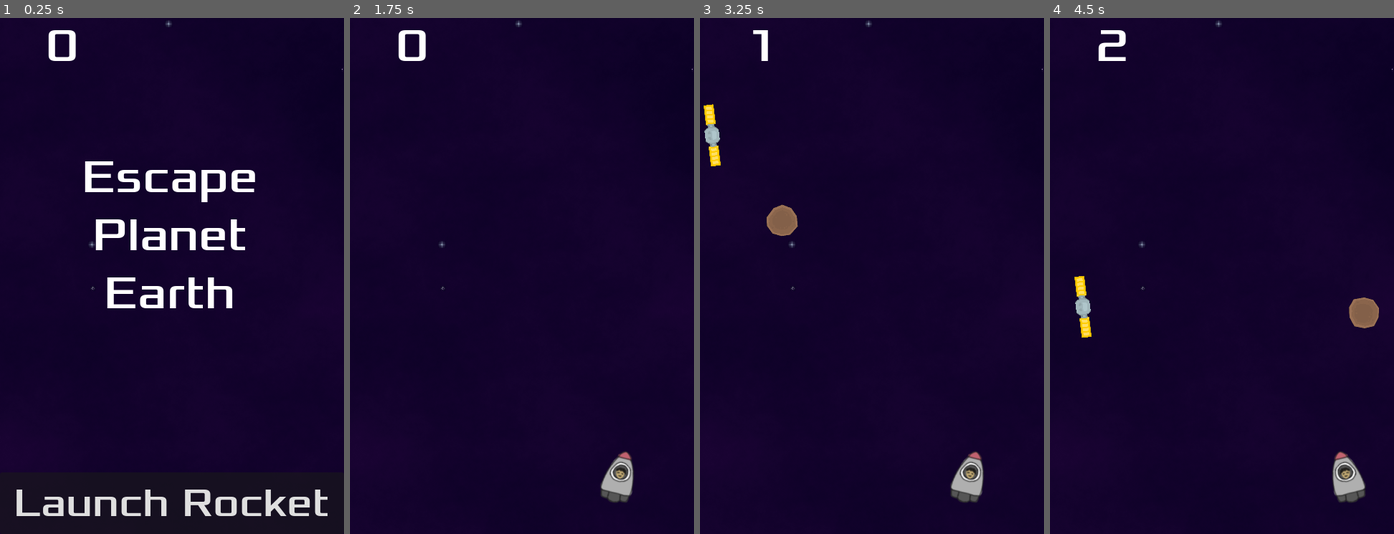
Above: before the commit, frames 1-4 (left to right).
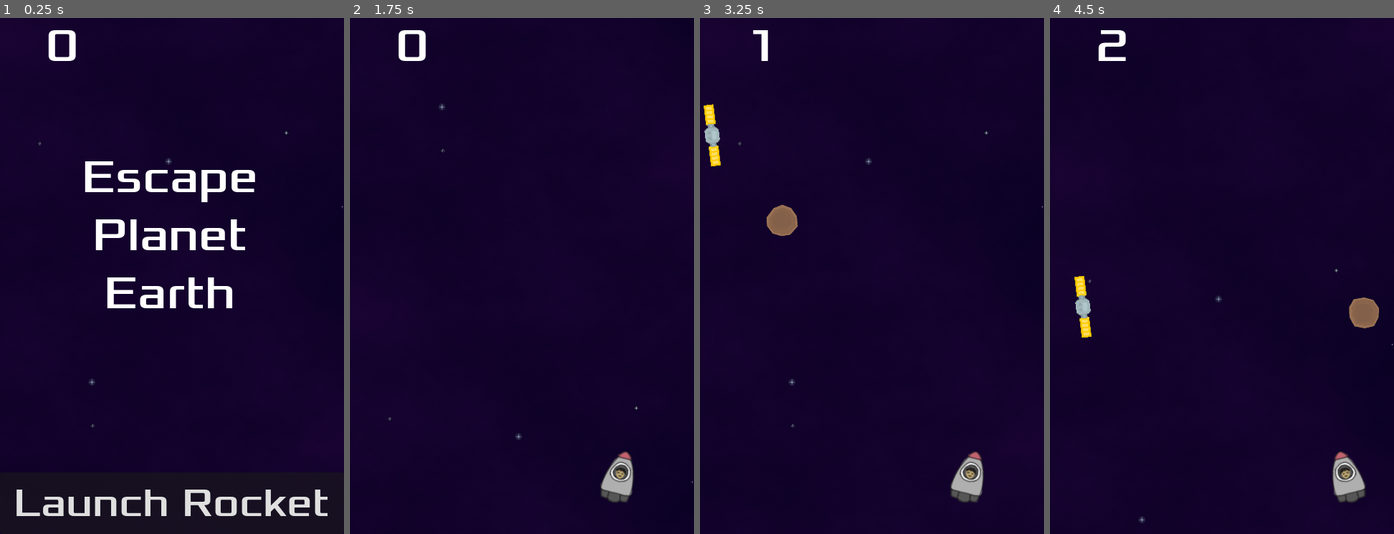
Above: after the commit, the same moments.

Repository: siddydutta/DYHTG-2024-SpaceEscape
Game: Godot game, scene res://main.tscn
The game is run twice, just before and just after one commit, with the same random seed, the same clock (stepped at 60 frames per second) and the same inputs.
Inputs:
- Up to frame 1 (0.25 s): no input
- Up to frame 2 (1.75 s): click "Launch Rocket" at 0.5 s; hold Right (move_right) from 1.28 s (still down)
- Up to frame 3 (3.25 s): release Right (move_right) at 2.03 s; hold Left (move_left) 2.03-2.78 s; hold Right (move_right) from 2.78 s (still down)
- Up to frame 4 (4.5 s): release Right (move_right) at 4.28 s; hold Left (move_left) from 4.28 s (still down)

The runs differ from the first frame. In frame 1, less than 0.1% of the frame differs, in the area x 11-100%, y 0-80%; in frame 2, less than 0.1%; in frame 3, less than 0.1%; in frame 4, less than 0.1%.

Commit message:
more fixes

Diff:
--- a/main.tscn
+++ b/main.tscn
@@ -1,9 +1,13 @@
-[gd_scene load_steps=7 format=3 uid="uid://b24eit6703syq"]
+[gd_scene load_steps=9 format=3 uid="uid://b24eit6703syq"]
 
 [ext_resource type="PackedScene" uid="uid://bqds5kpqglm8d" path="res://Player.tscn" id="1_iwmrs"]
 [ext_resource type="Script" path="res://main.gd" id="1_t4vn5"]
-[ext_resource type="PackedScene" uid="uid://bwyetln3p16c4" path="res://Background/BackGround.tscn" id="2_t3buh"]
+[ext_resource type="Shader" path="res://scroll.gdshader" id="2_htj57"]
+[ext_resource type="Texture2D" uid="uid://b0vjre1rgw1u8" path="res://Background/space background.png" id="3_ety76"]
 [ext_resource type="PackedScene" uid="uid://degj6m0gu6v8h" path="res://hud.tscn" id="4_6nxef"]
+
+[sub_resource type="ShaderMaterial" id="ShaderMaterial_1cdhd"]
+shader = ExtResource("2_htj57")
 
 [sub_resource type="Curve2D" id="Curve2D_euxua"]
 _data = {
@@ -20,7 +24,12 @@
 [node name="Main" type="Node"]
 script = ExtResource("1_t4vn5")
 
-[node name="BackGround" parent="." instance=ExtResource("2_t3buh")]
+[node name="Pattern" type="TextureRect" parent="."]
+texture_repeat = 2
+material = SubResource("ShaderMaterial_1cdhd")
+offset_right = 2048.0
+offset_bottom = 1536.0
+texture = ExtResource("3_ety76")
 
 [node name="Player" parent="." instance=ExtResource("1_iwmrs")]
 speed = 300
Not shown: 1 places in Background/BackGround.tscn that only renumber resources
Not shown: 1 places in SpeedDownBuffScene.tscn that only renumber resources
